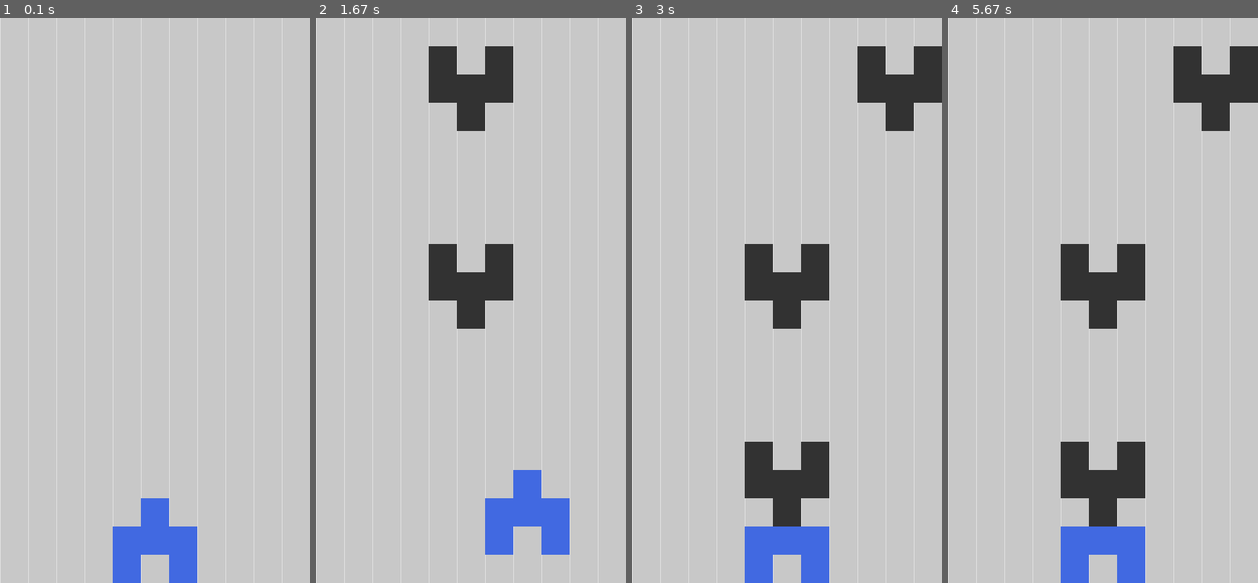
Above: before the commit, frames 1-4 (left to right).
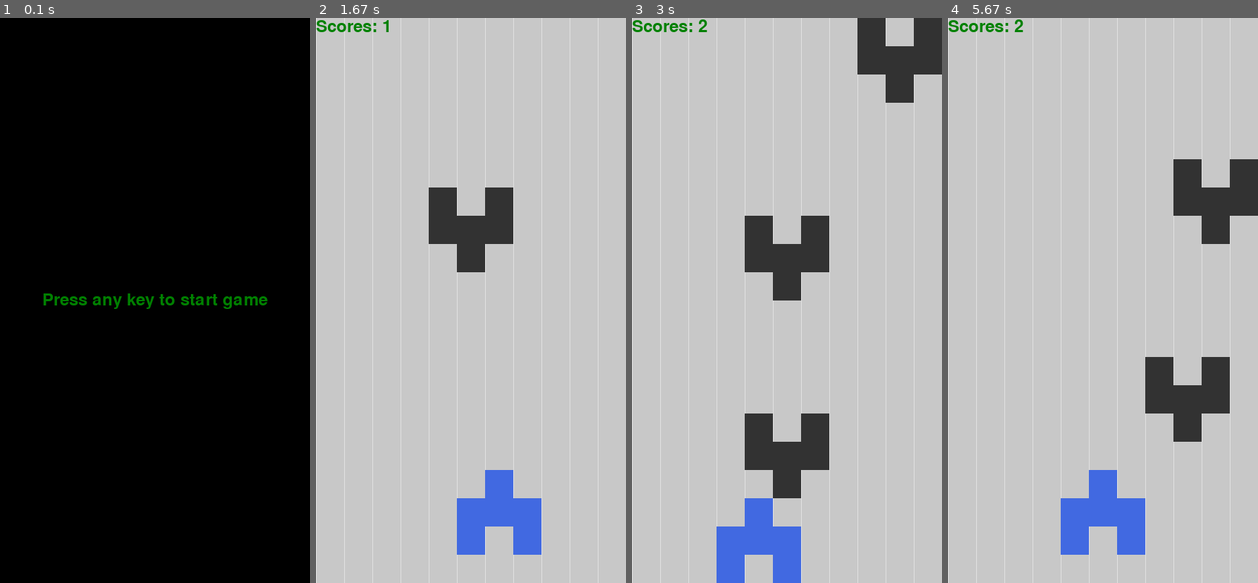
Above: after the commit, the same moments.

Repository: BigShuang/simple-brick-games-by-pygame
Game: pygame game, started from car_racing.py
Two runs of this game, one before a commit and one after it. Both use one fixed random seed, a clock stepped at 60 frames per second and the inputs below.
Inputs:
- Up to frame 1 (0.1 s): no input
- Up to frame 2 (1.67 s): hold Right 0.33-0.8 s; hold Up 0.83-1.13 s; hold Right 1.17-1.63 s
- Up to frame 3 (3 s): hold Left 1.67-2.2 s; hold Down 2.23-2.53 s; hold Left 2.57-2.97 s
- Up to frame 4 (5.67 s): hold Right 3.4-4.03 s; hold Down 4.07-4.43 s; hold Left 4.47-4.93 s; hold Right 4.97-5.43 s; hold Up from 5.47 s (still down)

The runs differ from the first frame. In frame 1, 100% of the frame differs, in the area x 0-100%, y 0-100%; in frame 2, 12%; in frame 3, 12%; in frame 4, 16%.

Commit message:
step 5: game done Added features: start, run, scores, restart.

Diff:
--- a/car_racing.py
+++ b/car_racing.py
@@ -16,7 +16,9 @@
     "bg": (200, 200, 200),
     "player": (65, 105, 225),  # RoyalBlue
     "enemy": (50, 50, 50),
-    "line": (225, 225, 225)
+    "line": (225, 225, 225),
+    "score": (0,128,0),  # SpringGreen
+    "over": (255,0,0)
 }
 
 
@@ -34,11 +36,16 @@
 }
 
 
+
 pygame.init() # pygame初始化，必须有，且必须在开头
 # 创建主窗体
 clock=pygame.time.Clock() # 用于控制循环刷新频率的对象
 win=pygame.display.set_mode((WIN_WIDTH,WIN_HEIGHT))
 
+
+FONTS = [
+    pygame.font.Font(pygame.font.get_default_font(), font_size) for font_size in [48, 36, 24]
+]
 
 class Block(pygame.sprite.Sprite):
     def __init__(self, c, r, color="bg"):
@@ -186,8 +193,12 @@
 
 emg = EnemyManager()
 
-running = True
-
+running = False
+
+
+start_info = FONTS[2].render("Press any key to start game", True, COLORS["score"])
+text_rect = start_info.get_rect(center=(WIN_WIDTH / 2, WIN_HEIGHT / 2))
+win.blit(start_info, text_rect)
 
 while True:
     # 获取所有事件
@@ -207,19 +218,20 @@
                     player_car.move("UP")
                 if event.key == pygame.K_DOWN or event.key == ord('s'):
                     player_car.move("DOWN")
+            else:
+                # reset game
+                player_car = Car(bottom_center_c, bottom_center_r, "player")
+                time_count = 0
+                emg = EnemyManager()
+                running =True
 
     if running:
+        # Fill the screen with black
+        win.fill(COLORS["bg"])
+
         if (time_count + 1) % MOVE_SPACE == 0:
             emg.move()
 
-        if player_car.check_collide(*emg.enemies):
-            print("Game Over")
-            running = False
-
-        time_count += 1
-
-        # Fill the screen with black
-        win.fill(COLORS["bg"])
         for ci in range(C):
             cx = CELL_SIZE * ci
             pygame.draw.line(win, COLORS["line"], (cx, 0), (cx, R * CELL_SIZE))
@@ -227,6 +239,22 @@
         # Draw the player on the screen
         player_car.draw(win)
         emg.draw(win)
+        text_info = FONTS[2].render("Scores: %d" % (time_count / FPS), True, COLORS["score"])
+        win.blit(text_info, dest=(0, 0))
+
+
+        if player_car.check_collide(*emg.enemies):
+            print("Game Over")
+            texts = ["Game Over", "Scores: %d" % (time_count / FPS), "Press Any Key to Restart game"]
+            for ti, text in enumerate(texts):
+                over_info = FONTS[ti].render(text, True, COLORS["over"])
+                text_rect = over_info.get_rect(center=(WIN_WIDTH / 2, WIN_HEIGHT / 2 + 48 * ti))
+                win.blit(over_info, text_rect)
+
+            running = False
+
+        time_count += 1
 
     clock.tick(FPS) # 控制循环刷新频率,每秒刷新FPS对应的值的次数
+
     pygame.display.update()
